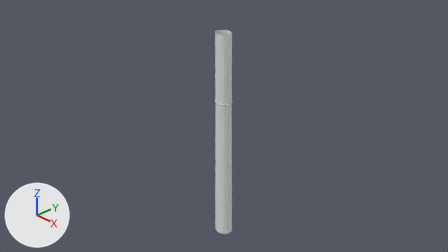
The Blender file Designs for Maze Game/Axe/Simple_Axe.blend, before and after one commit.
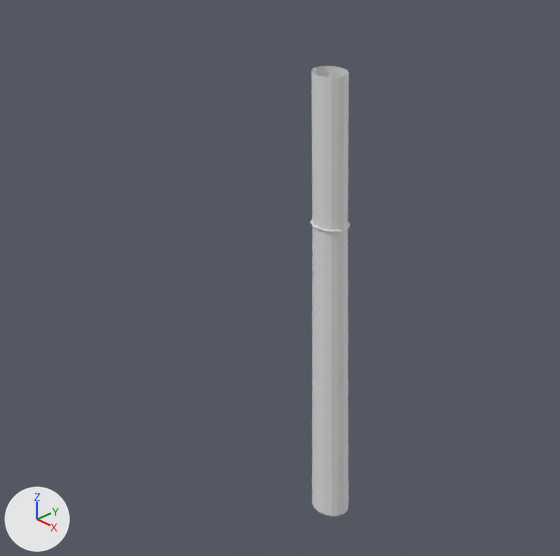
There are two pictures of each version: one from the file's camera 'Camera', one close up on the part from 16% to 73% of the width and 0% to 100% of the height. Lighting does not change. The marker at lower left points along +X, +Y and +Z.
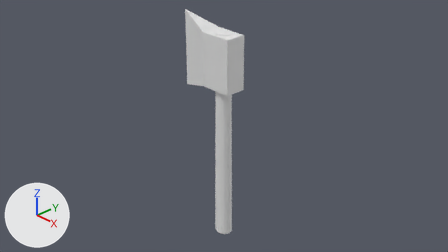
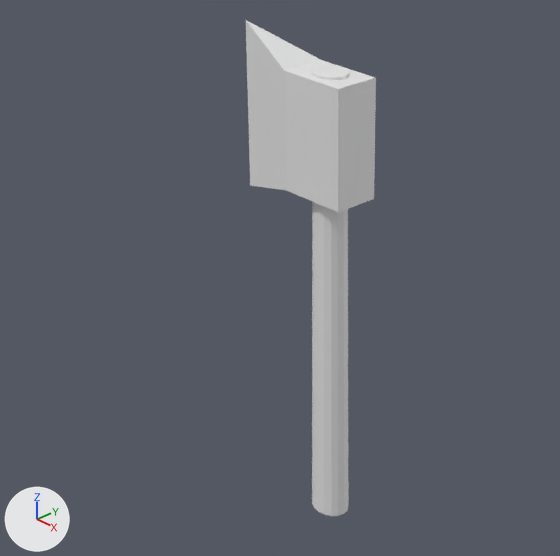
Commit message: Simple Axe Done

Pixel boxes (x1, y1, x2, y2) of what changed, in the close-ups (560 x 556 px):
```json
{"object": "Cube", "change": "added", "after": [246, 20, 376, 212]}
{"object": "Circle", "change": "reshaped", "before": [310, 66, 350, 517], "after": [311, 66, 349, 517]}
{"part": 1, "of": "me_circle", "change": "deleted", "before": [310, 219, 350, 232]}
{"part": 2, "of": "me_circle", "change": "added", "after": [312, 66, 349, 77]}
```

Scene script edits in JSON lines:
```json
{"block": "me_circle", "where": "# used by ob_circle; location = (0.0, 0.0, 0.0); scale = (1.21, 1.0, 1.0)"}
{"op": "remove", "block": "me_circle", "code": "me_circle.from_pydata(...)  # 137 vertices, 128 faces; spans x -0.15..0.15, y -0.15..0.15, z -2.39..1.7"}
{"op": "add", "block": "me_circle", "code": "me_circle.from_pydata(...)  # 130 vertices, 128 faces; spans x -0.15..0.15, y -0.15..0.15, z -2.39..1.7"}
{"block": "me_circle", "change": "me_circle part 1"}
{"block": "me_circle", "change": "16 vertices are removed from x -0.15..0.15, y -0.15..0.15, z 0.43"}
{"block": "me_circle", "change": "16 faces are deleted"}
{"block": "me_circle", "change": "me_circle part 2"}
{"block": "me_circle", "change": "9 vertices are added at x -0.07..0.07, y -0.07..0.07, z 1.7"}
{"block": "me_circle", "change": "16 new faces join them"}
{"op": "add", "block": "me_cube", "code": ["me_cube = bpy.data.meshes.new('Cube')", "me_cube.from_pydata([(-0.303, -0.5, -0.5), (-0.303, -0.5, 0.5), (-0.303, 0.5, -0.5), (-0.303, 0.5, 0.5), (0.299, -0.5, -0.5), (0.299, -0.5, 0.5), (0.299, 0.5, -0.5), (0.299, 0.5, 0.5), (-0.995, 0.0, -0.722), (-0.995, 0.0, 0.722)], [], [(1, 3, 9), (2, 3, 7, 6), (6, 7, 5, 4), (4, 5, 1, 0), (2, 6, 4, 0), (7, 3, 1, 5), (2, 0, 8), (3, 2, 8, 9), (0, 1, 9, 8)])"]}
{"op": "add", "block": "ob_cube", "code": ["ob_cube = bpy.data.objects.new('Cube', me_cube)", "ob_cube.location = (0.0, 0.0, 1.176)", "ob_cube.scale = (1.0, 0.395, 1.0)"]}
```
